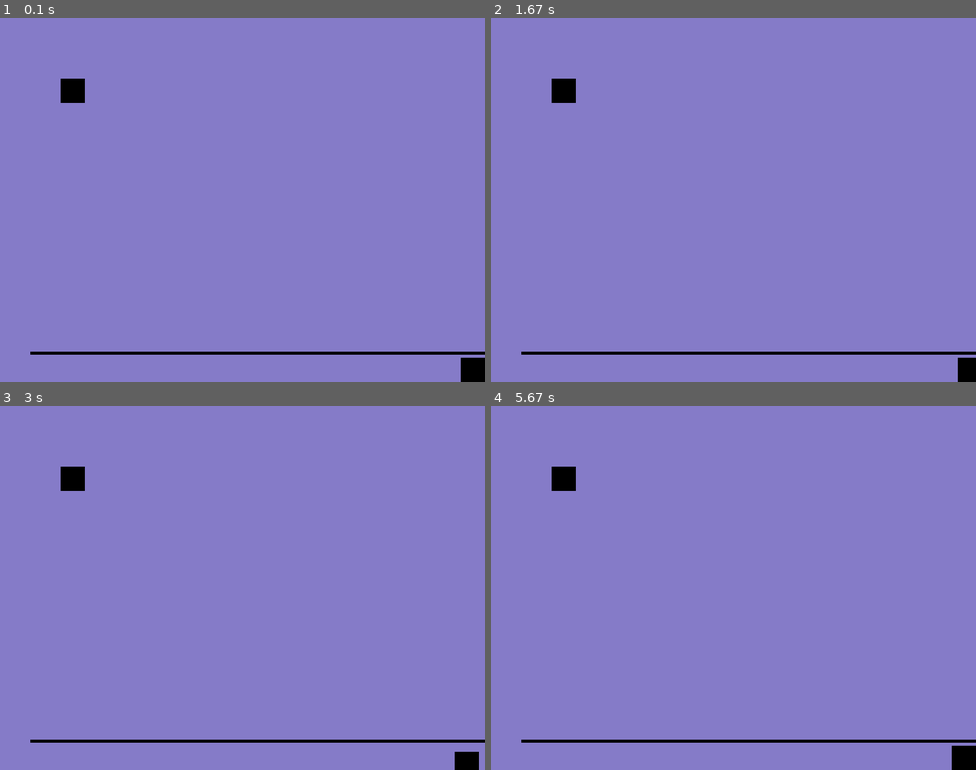
Above: before the commit, frames 1-4 (two rows, left to right).
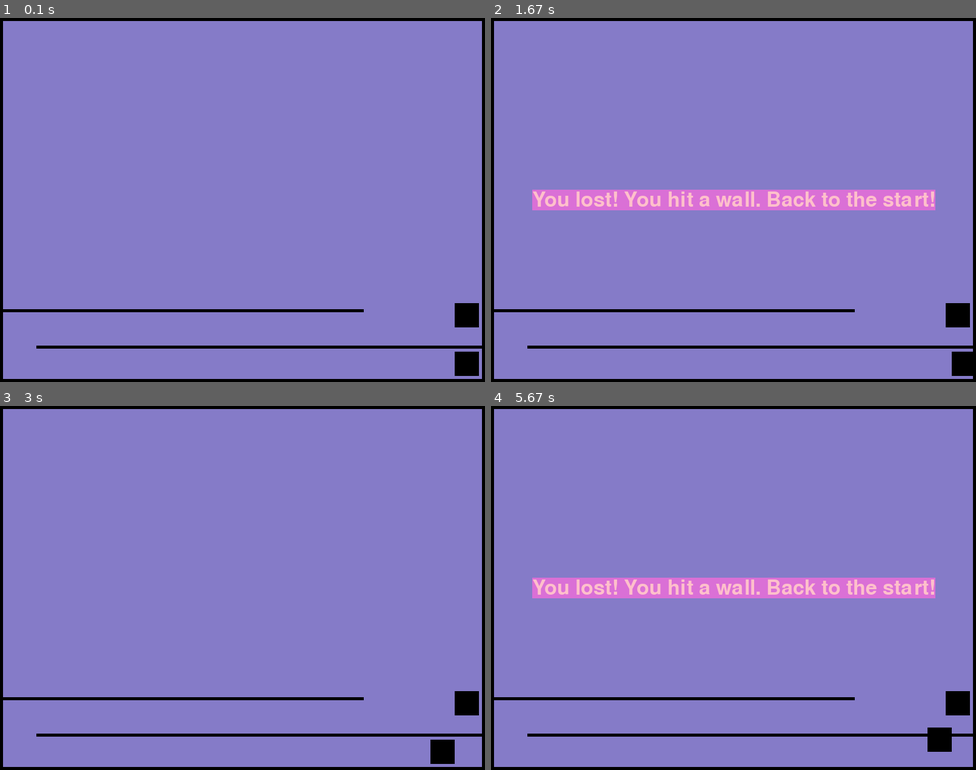
Above: after the commit, the same moments.

Repository: lachlanin4/CapstoneProject3-maze
Game: pygame game, started from MazeGame/gameEngine.py
Same seed, same stepped clock (60 frames per second), same inputs: the game is played once before the commit and once after it.
Inputs:
- Up to frame 1 (0.1 s): no input
- Up to frame 2 (1.67 s): hold Right 0.33-0.8 s; hold Up 0.83-1.13 s; hold Right 1.17-1.63 s
- Up to frame 3 (3 s): hold Left 1.67-2.27 s; hold Down 2.3-2.6 s; hold Left from 2.63 s (still down)
- Up to frame 4 (5.67 s): release Left at 3.03 s; hold Up 3.07-3.43 s; hold Right 3.47-4.1 s; hold Down 4.13-4.5 s; hold Left 4.53-5 s; hold Right 5.03-5.5 s; hold Up from 5.53 s (still down)

The runs differ from the first frame. In frame 1, 5.8% of the frame differs, in the area x 0-100%, y 0-100%; in frame 2, 10%; in frame 3, 6.1%; in frame 4, 11%.

Commit message:
Added outline of maze and made text appear on screen

Diff:
--- a/MazeGame/gameEngine.py
+++ b/MazeGame/gameEngine.py
@@ -5,7 +5,12 @@
 #check for collison with wall or if reached exit displaying appropriate messages
 #provide option to play again or quit
 import pygame
+import time
+PINK = (255,192,203)
+ORCHID = (218,112,214)
 
+pygame.init()
+pygame.font.init()
 from pygame.locals import (
     K_UP,
     K_DOWN,
@@ -19,6 +24,9 @@
 from gameEntity import Game_Entity, Player, Wall,Exit, all_entities_group, walls_group,Maze,exit_group
 
 class Game_Engine:
+    def __init__(self) -> None:
+        pass
+
     pass
 
 
@@ -29,25 +37,29 @@
 screen=pygame.display.set_mode((SCREEN_WIDTH,SCREEN_HEIGHT))
 screen.fill((133,123,200)) #Fill the screen first because it will fill over everything else
 
-PLAYER_X =760
-PLAYER_Y=560
+PLAYER_X =750
+PLAYER_Y=550
 PLAYER_HEIGHT = 40
 PLAYER_WIDTH= 40
 
+#font=pygame.font.Font
+
 player = Player(PLAYER_X,PLAYER_Y,40,40)
+#font = pygame.font.Font(get_default_font(),32)
+myfont = pygame.font.SysFont(None,50)
 
 running =True
 while running:
     for event in pygame.event.get():
         if event.type ==KEYDOWN:
             if event.key ==K_UP:
-                player.y -= 10
+                player.y -= 20
             if event.key ==K_DOWN:
-                player.y +=10
+                player.y +=20
             if event.key ==K_RIGHT:
                 player.x +=10
             if event.key ==K_LEFT:
-                player.x -=10
+                player.x -=40
             if event.key==K_ESCAPE:
                 running=False
         elif event.type==QUIT:
@@ -55,7 +67,7 @@
 
     screen.fill((133,123,200))
     player.draw_player()
-    Exit().add_exit()
+    Exit(SCREEN_WIDTH-50,SCREEN_HEIGHT-130,40,40).add_exit()
     Maze(SCREEN_WIDTH,SCREEN_HEIGHT).add_maze1()
     #Wall(70,70,700,10).add_wall() #Need to put this into maze class somehow
     #Game_Entity.draw_entities()
@@ -73,8 +85,17 @@
         print("You hit a wall! You have lost")
         player.kill()
         print("RIP")
+        text = myfont.render('You lost! You hit a wall. Back to the start!', True, PINK, ORCHID)
+        textRect = text.get_rect(center =(SCREEN_WIDTH / 2, SCREEN_HEIGHT / 2))
+        screen.blit(text, textRect)
+        pygame.display.flip()
+        time.sleep(0.5)
         #running=False
-        player.y=560
-        player.x=760
+        player.y=550
+        player.x=750
     if pygame.sprite.spritecollideany(player,exit_group):
-        print("You have won!")
+        #print("You have won!")
+        text = myfont.render('GeeksForGeeks', True, PINK, ORCHID)
+        textRect = text.get_rect(topleft =(SCREEN_WIDTH // 2, SCREEN_HEIGHT // 2))
+        #textRect.center =
+        screen.blit(text, textRect)
--- a/MazeGame/gameEntity.py
+++ b/MazeGame/gameEntity.py
@@ -91,12 +91,12 @@
 class Exit(Game_Entity):
      #Tell player they have won
      #Add method to tell player they have won - when their sprites collide player has won
-    def __init__(self):
+    def __init__(self,x,y,width,height):
         super().__init__()
-        self.x = 100
-        self.y=100
-        self.width=40
-        self.height=40
+        self.x = x
+        self.y=y
+        self.width=width
+        self.height=height
         self.surf = pygame.Surface((self.width,self.height))
         self.rect = self.surf.get_rect(topleft=(self.x,self.y))
 
@@ -123,7 +123,15 @@
 
         #method to generate maze
     def add_maze1(self):
-        Wall(50,550,750,5).add_wall()
+        #Generate maze outline
+        Wall(0,0,SCREEN_WIDTH,5).add_wall() #top wall
+        Wall(0,0,5,SCREEN_HEIGHT).add_wall() #left wall
+        Wall(0,SCREEN_HEIGHT-5,SCREEN_WIDTH,5).add_wall() #
+        Wall(SCREEN_WIDTH-5,0,5,SCREEN_HEIGHT).add_wall()
+
+        #Horizontal Wall
+        Wall(60,540,760,5).add_wall()
+        Wall(0,540-60,600,5).add_wall()
         #Wall()
         pass
 
